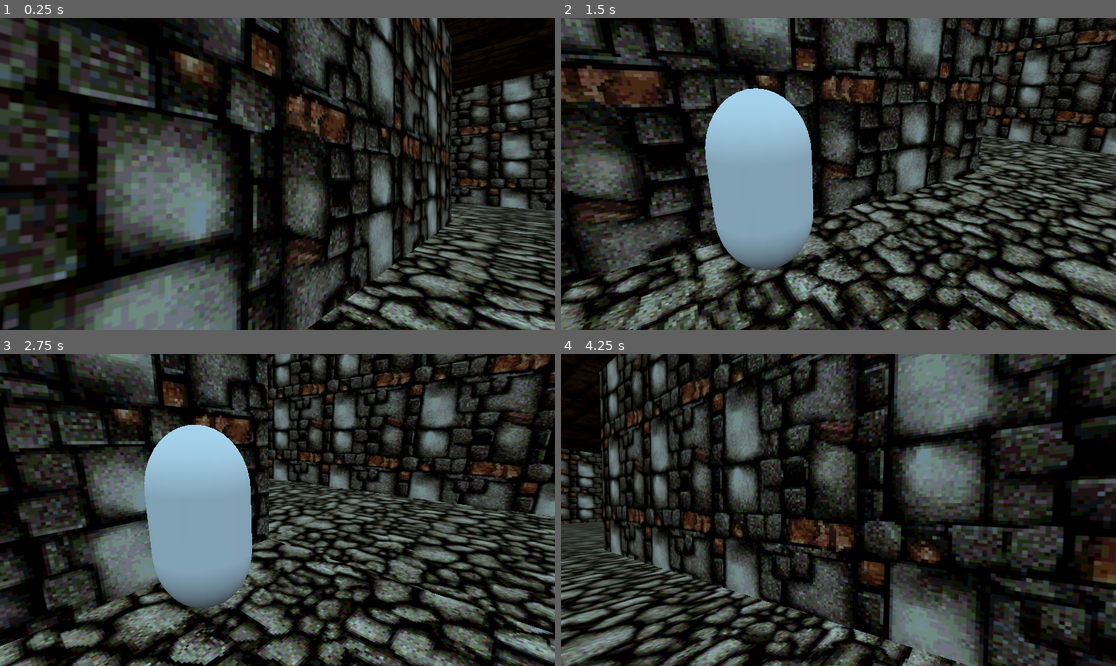
Above: before the commit, frames 1-4 (two rows, left to right).
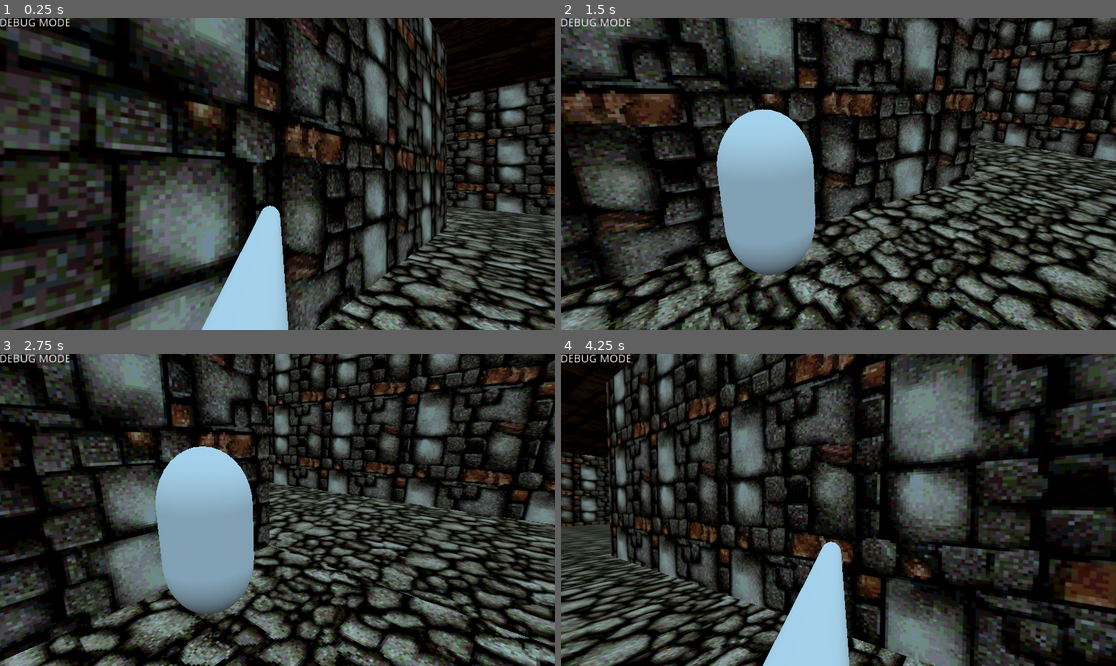
Above: after the commit, the same moments.

Repository: leylandpaladin/insane_rpg_dev
Game: Godot game, scene res://Data/Scenes/World.tscn
The game is run twice, just before and just after one commit, with the same random seed, the same clock (stepped at 60 frames per second) and the same inputs.
Inputs (mouse positions are in pixels of both pictures, inside the frame that each line leads up to):
- Up to frame 1 (0.25 s): no input
- Up to frame 2 (1.5 s): tap Enter at 0.5 s; move the mouse to (866, 174) at 0.52 s; hold W (move_forward) from 0.53 s (still down); tap E (interact, bound only after the commit) at 0.6 s; tap Space (jump) at 0.77 s; move the mouse to (810, 174) at 1.27 s; tap F (change_cameramode) at 1.35 s
- Up to frame 3 (2.75 s): keep holding W (move_forward); tap Space (jump) at 1.52 s; tap E (interact, bound only after the commit) at 1.55, 2.1 s; move the mouse to (288, 503) at 2.02 s
- Up to frame 4 (4.25 s): keep holding W (move_forward); move the mouse to (832, 516) at 2.77 s; tap E (interact, bound only after the commit) at 2.85, 3.8 s; tap Space (jump) at 3.02, 3.77 s; move the mouse to (877, 513) at 3.52 s; tap F (change_cameramode) at 3.6 s

The runs differ from the first frame. In frame 1, 66% of the frame differs, in the area x 0-100%, y 0-100%; in frame 2, 64%; in frame 3, 64%; in frame 4, 65%.
Error after the commit: Invalid call. Nonexistent function 'interact' in base 'StaticBody'. (res://Data/Scripts/InteractionRaycast.gd:26)

Commit message:
added raycast for interaction with objects, and added test object

Diff:
--- /dev/null
+++ b/Data/InterractableObjects/Interractable_Object_Test.tscn
@@ -0,0 +1,28 @@
+[gd_scene load_steps=6 format=2]
+
+[ext_resource path="res://Data/Scripts/InteractableObject.gd" type="Script" id=1]
+
+[sub_resource type="SpatialMaterial" id=1]
+albedo_color = Color( 0.827451, 0.87451, 0, 1 )
+
+[sub_resource type="CubeMesh" id=2]
+material = SubResource( 1 )
+
+[sub_resource type="Skin" id=3]
+
+[sub_resource type="BoxShape" id=4]
+
+[node name="TEST_INTRACTABLE_OBJECT" type="StaticBody"]
+script = ExtResource( 1 )
+
+[node name="MeshInstance" type="MeshInstance" parent="."]
+mesh = SubResource( 2 )
+skin = SubResource( 3 )
+
+[node name="CollisionShape" type="CollisionShape" parent="."]
+transform = Transform( 1, 0, 0, 0, 1, 0, 0, 0, 1, 0, 0.00630975, 0 )
+shape = SubResource( 4 )
+
+[node name="Timer" type="Timer" parent="."]
+
+[connection signal="timeout" from="Timer" to="." method="_on_Timer_timeout"]
--- a/Data/Scenes/PlayerChar/Player.tscn
+++ b/Data/Scenes/PlayerChar/Player.tscn
@@ -1,6 +1,7 @@
 [gd_scene load_steps=7 format=2]
 
 [ext_resource path="res://Data/Scripts/Player.gd" type="Script" id=1]
+[ext_resource path="res://Data/Scripts/InteractionRaycast.gd" type="Script" id=2]
 
 [sub_resource type="CapsuleShape" id=1]
 radius = 0.190515
@@ -9,55 +10,9 @@
 [sub_resource type="BoxShape" id=2]
 extents = Vector3( 0.374531, 0.131623, 0.354627 )
 
-[sub_resource type="CapsuleMesh" id=3]
-
 [sub_resource type="CylinderMesh" id=4]
 
-[sub_resource type="GDScript" id=5]
-script/source = "extends Spatial
-
-export var camrot_h = 0
-export var camrot_v = 0
-var cam_v_min = 75
-var cam_v_max = -55
-var h_sensivity = 0.1
-var v_sensivity = 0.1
-var h_acceleration = 10
-var v_acceleration = 10
-var direction
-
-func _ready():
-	direction = Vector3.BACK.rotated(Vector3.UP, $h.global_transform.basis.get_euler().y)
-
-func _input(event):
-	if Globals.isInFirstPerson == false:
-		if event is InputEventMouseMotion:
-			camrot_h -= event.relative.x * 0.1
-			camrot_v += event.relative.y * 0.1
-
-func _physics_process(delta):
-
-	if Globals.isInFirstPerson == false:
-		var h_rot = $h.global_transform.basis.get_euler().y
-
-		if Input.is_action_pressed(\"move_forward\") ||  Input.is_action_pressed(\"move_back\") ||  Input.is_action_pressed(\"strafe_left\") ||  Input.is_action_pressed(\"strafe_right\"):
-
-			direction = Vector3(Input.get_action_strength(\"strafe_left\") - Input.get_action_strength(\"strafe_right\"),
-					0,
-					Input.get_action_strength(\"move_forward\") - Input.get_action_strength(\"move_back\"))
-
-
-		direction = direction.rotated(Vector3.UP, h_rot).normalized()
-
-		camrot_v = clamp(camrot_v, cam_v_min, cam_v_max)
-
-		$h.rotation_degrees.y = lerp($h.rotation_degrees.y, camrot_h, delta * h_acceleration)
-		$h/v.rotation_degrees.x = lerp($h/v.rotation_degrees.y, camrot_h, delta * v_acceleration)
-
-# Called every frame. 'delta' is the elapsed time since the previous frame.
-#func _process(delta):
-#	pass
-"
+[sub_resource type="CapsuleMesh" id=3]
 
 [node name="Player" type="KinematicBody" groups=["Player"]]
 script = ExtResource( 1 )
@@ -71,10 +26,26 @@
 shape = SubResource( 2 )
 
 [node name="Pivot" type="Spatial" parent="."]
-transform = Transform( 1, 0, 0, 0, 1, 0, 0, 0, 1, 0, 0.831975, 0 )
+transform = Transform( 1, 0, 0, 0, 1, 0, 0, 0, 1, 0, 0.995, 0.143 )
 
 [node name="Camera_1st" type="Camera" parent="Pivot"]
 transform = Transform( 1, 0, 0, 0, 1, 0, 0, 0, 1, 0, 0.117897, 0 )
+
+[node name="InteractionRay" type="RayCast" parent="Pivot/Camera_1st"]
+transform = Transform( 1, 0, 0, 0, 1, 0, 0, 0, 1, 0, -0.117897, 0 )
+enabled = true
+cast_to = Vector3( 0, -0.001, -4.427 )
+collision_mask = 3
+script = ExtResource( 2 )
+
+[node name="Promt" type="Label" parent="Pivot/Camera_1st/InteractionRay"]
+margin_right = 40.0
+margin_bottom = 14.0
+
+[node name="Nose" type="MeshInstance" parent="Pivot/Camera_1st"]
+transform = Transform( 0.0404, 0, 0, 0, -0.013154, 0.0454858, 0, -0.501831, -0.00113723, -0.0294444, -0.160076, -0.389416 )
+mesh = SubResource( 4 )
+skeleton = NodePath("../../../Appearance")
 
 [node name="Weapon" type="Spatial" parent="Pivot"]
 
@@ -85,14 +56,3 @@
 [node name="Appearance" type="MeshInstance" parent="."]
 transform = Transform( 0.4, 0, 0, 0, -0.00913776, 0.49987, 0, -0.399896, -0.0114222, -0.0290444, 0.551751, -0.0259961 )
 mesh = SubResource( 3 )
-
-[node name="Nose" type="MeshInstance" parent="Appearance"]
-transform = Transform( 0.101, 0, 0, 0, 1.255, 0.00024459, 0, -0.00337319, 0.0909997, -0.001, 0.528, 0.812 )
-mesh = SubResource( 4 )
-
-[node name="Camroot" type="Spatial" parent="."]
-script = SubResource( 5 )
-
-[node name="h" type="Spatial" parent="Camroot"]
-
-[node name="v" type="Spatial" parent="Camroot/h"]
--- a/Data/Scenes/World.tscn
+++ b/Data/Scenes/World.tscn
@@ -1,7 +1,8 @@
-[gd_scene load_steps=3 format=2]
+[gd_scene load_steps=4 format=2]
 
 [ext_resource path="res://Data/Scenes/PlayerChar/Player.tscn" type="PackedScene" id=1]
 [ext_resource path="res://Data/Scenes/00TestLevel.tscn" type="PackedScene" id=2]
+[ext_resource path="res://Data/InterractableObjects/Interractable_Object_Test.tscn" type="PackedScene" id=3]
 
 [node name="World" type="Spatial"]
 
@@ -10,3 +11,28 @@
 
 [node name="Player" parent="." instance=ExtResource( 1 )]
 transform = Transform( 3.41254, 0, 3.65439, 0, 5, 0, -3.65439, 0, 3.41254, 56.431, -14.3056, 0.387481 )
+
+[node name="Interractable_Object_Test" parent="." groups=["interactable"] instance=ExtResource( 3 )]
+transform = Transform( 3, 0, 0, 0, 3, 0, 0, 0, 3, 68.4745, -7.05849, -6.36181 )
+
+[node name="Control" type="Control" parent="."]
+margin_right = 1918.0
+margin_bottom = 1080.0
+mouse_filter = 2
+
+[node name="InteractionText" type="Label" parent="Control"]
+margin_left = 788.0
+margin_top = 710.0
+margin_right = 1172.0
+margin_bottom = 826.0
+text = "\"E\" to interact  "
+align = 1
+valign = 1
+
+[node name="DEBUG" type="Label" parent="Control"]
+margin_left = -2.0
+margin_right = 298.096
+margin_bottom = 226.0
+rect_scale = Vector2( 2.735, 2.628 )
+text = "DEBUG MODE
+"
--- a/Data/Scripts/Globals.gd
+++ b/Data/Scripts/Globals.gd
@@ -2,6 +2,7 @@
 
 
 #Player Exclusive Variables:
+
 
 export var player_gravity = -30
 export var player_max_speed = 16
--- /dev/null
+++ b/Data/Scripts/InteractableObject.gd
@@ -0,0 +1,18 @@
+
+class_name Interactable
+extends Node
+
+onready var timer = $Timer
+
+func get_interaction_text():
+	return "Interact"
+
+func interact():
+	$MeshInstance.get_active_material(0).set_albedo(Color(1,0,0))
+	print("Interacted with %s" % name)
+	timer.set_wait_time(3)
+	timer.start()
+
+
+func _on_Timer_timeout():
+	$MeshInstance.get_active_material(0).set_albedo(Color(0,0,1))
--- /dev/null
+++ b/Data/Scripts/InteractionRaycast.gd
@@ -0,0 +1,41 @@
+extends RayCast
+
+
+var current_collider
+
+onready var interaction_text = get_node("/root/World/Control/InteractionText")
+
+onready var promt = $Promt
+func _ready():
+	add_exception(owner)
+	set_interaction_text("")
+
+func _physics_process(delta):
+
+	promt.text = ""
+
+	if is_colliding():
+		var detected = get_collider()
+		if detected is Interactable:
+			if current_collider != detected:
+				promt.text = detected.name
+				set_interaction_text(detected.get_interaction_text())
+
+
+		if Input.is_action_just_pressed("interact"):
+			detected.interact()
+			set_interaction_text(detected.get_interaction_text())
+	elif not is_colliding():
+
+		set_interaction_text("")
+
+func set_interaction_text(text):
+#
+	if text == "":
+		interaction_text.set_text("")
+		interaction_text.set_visible(false)
+	else:
+		var interact_key = OS.get_scancode_string(InputMap.get_action_list("interact")[0].scancode)
+
+		interaction_text.set_text("Press %s to %s" % [interact_key, text])
+		interaction_text.set_visible(true)
--- a/Data/Scripts/Player.gd
+++ b/Data/Scripts/Player.gd
@@ -1,10 +1,12 @@
 extends KinematicBody
 # пример наследования, игрок это и есть кинематик боди.
-class_name PlayerControlsMain
 # Вектор3 это объект который передает данные о координатах игрока в 3д пространстве.
 # Обращаемся к велосити каждый раз когда нужно получить нашу позицию.
 var velocity = Vector3()
 # Гравитация - наш вес, в случае если нам понадобится падать
+
+
+
 
 # ! функция _ready выполняет вложенные в нее код когда объект инициалируется игрой.
 
--- a/project.godot
+++ b/project.godot
@@ -9,13 +9,13 @@
 config_version=4
 
 _global_script_classes=[ {
-"base": "KinematicBody",
-"class": "PlayerControlsMain",
+"base": "Node",
+"class": "Interactable",
 "language": "GDScript",
-"path": "res://Data/Scripts/Player.gd"
+"path": "res://Data/Scripts/InteractableObject.gd"
 } ]
 _global_script_class_icons={
-"PlayerControlsMain": ""
+"Interactable": ""
 }
 
 [application]
@@ -71,6 +71,11 @@
 "events": [ Object(InputEventKey,"resource_local_to_scene":false,"resource_name":"","device":0,"alt":false,"shift":false,"control":false,"meta":false,"command":false,"pressed":false,"scancode":70,"physical_scancode":0,"unicode":0,"echo":false,"script":null)
  ]
 }
+interact={
+"deadzone": 0.5,
+"events": [ Object(InputEventKey,"resource_local_to_scene":false,"resource_name":"","device":0,"alt":false,"shift":false,"control":false,"meta":false,"command":false,"pressed":false,"scancode":69,"physical_scancode":0,"unicode":0,"echo":false,"script":null)
+ ]
+}
 
 [physics]
 
